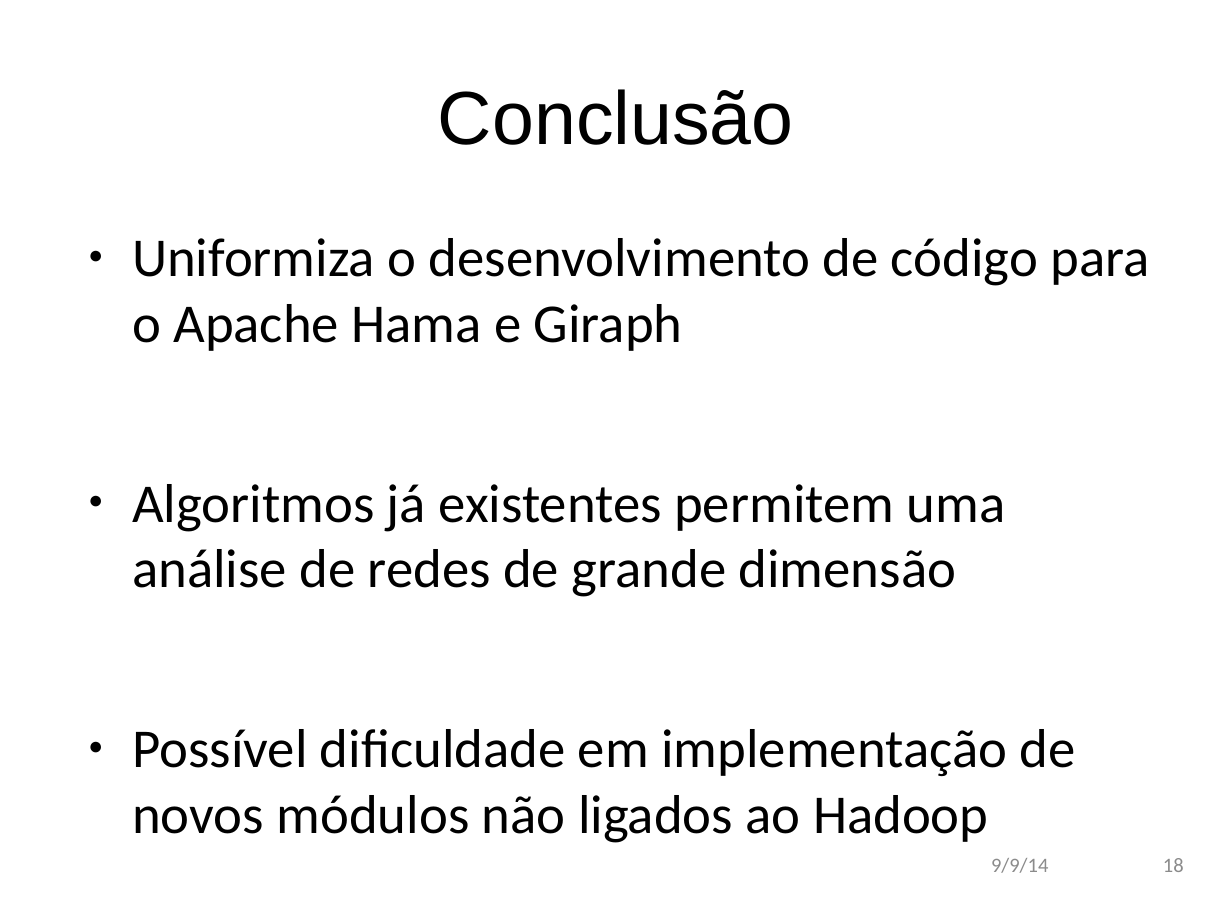
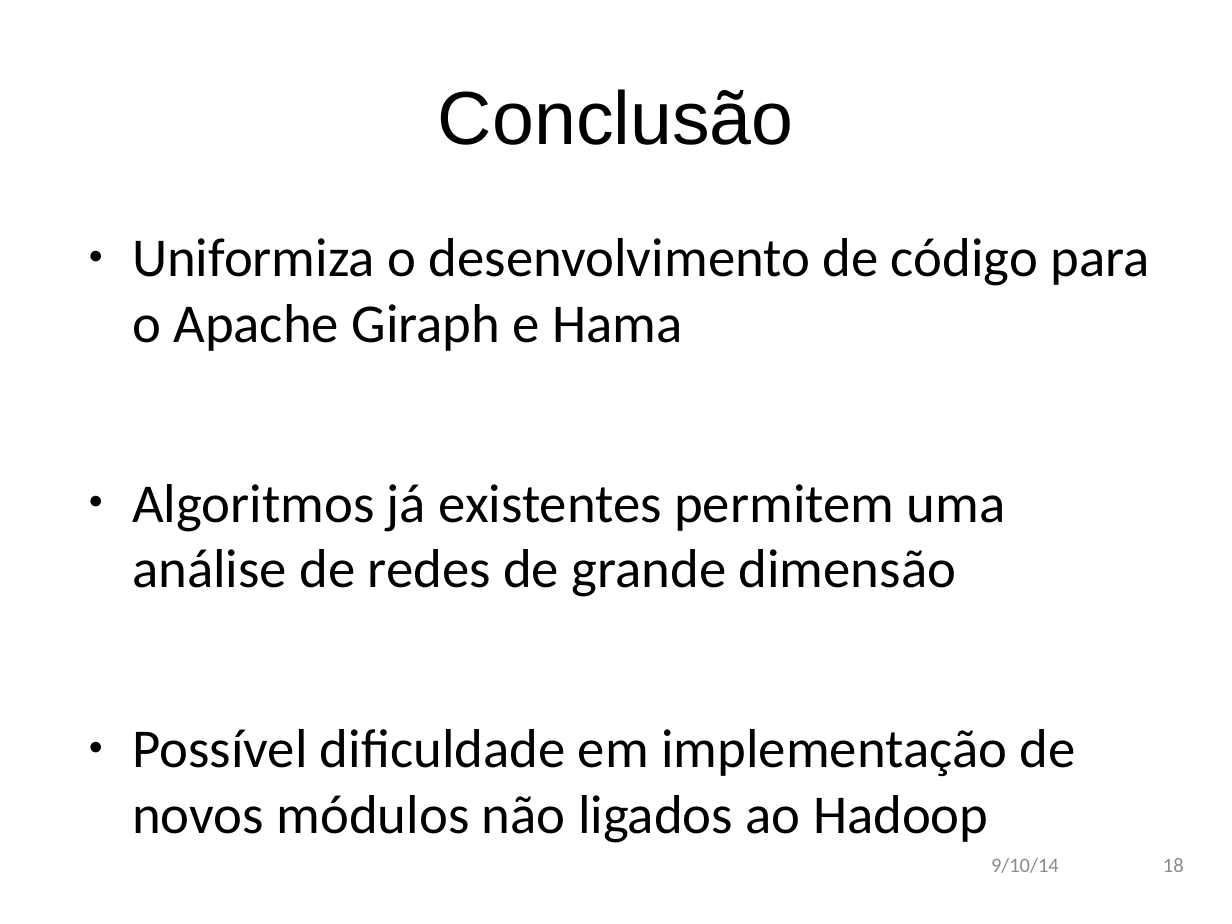
Before and after one commit to andremota/Distributed-Graph-Processing, a slide deck: slide 18 of docs/apresentação/apres_isel_format.odp. Drawn at 1232x924 pixels with LibreOffice and Linux fonts; fonts in the diff are those of the drawing; background and template pictures are left out. Boxes give left, top, right and bottom in pixels: in the first picture for what was removed or moved away, otherwise in the second. Text is boxed around its words. In the diff, an @@ line names an element or a change of style, - is before the commit and + after.

Commit message:
Notas para a segunda parte

```diff
--- a/docs/apresentação/apres_isel_format.odp
+++ b/docs/apresentação/apres_isel_format.odp
@@ text at (132, 238, 1150, 351): text changed @@
-● Uniformiza o desenvolvimento de código para o Apache Hama e Giraph
+● Uniformiza o desenvolvimento de código para o Apache Giraph e Hama
@@ text at (991, 858, 1059, 873): text changed @@
-9/9/14
+9/10/14
```
Also in this commit, not shown: 17 other slides changed, 1 other file.
